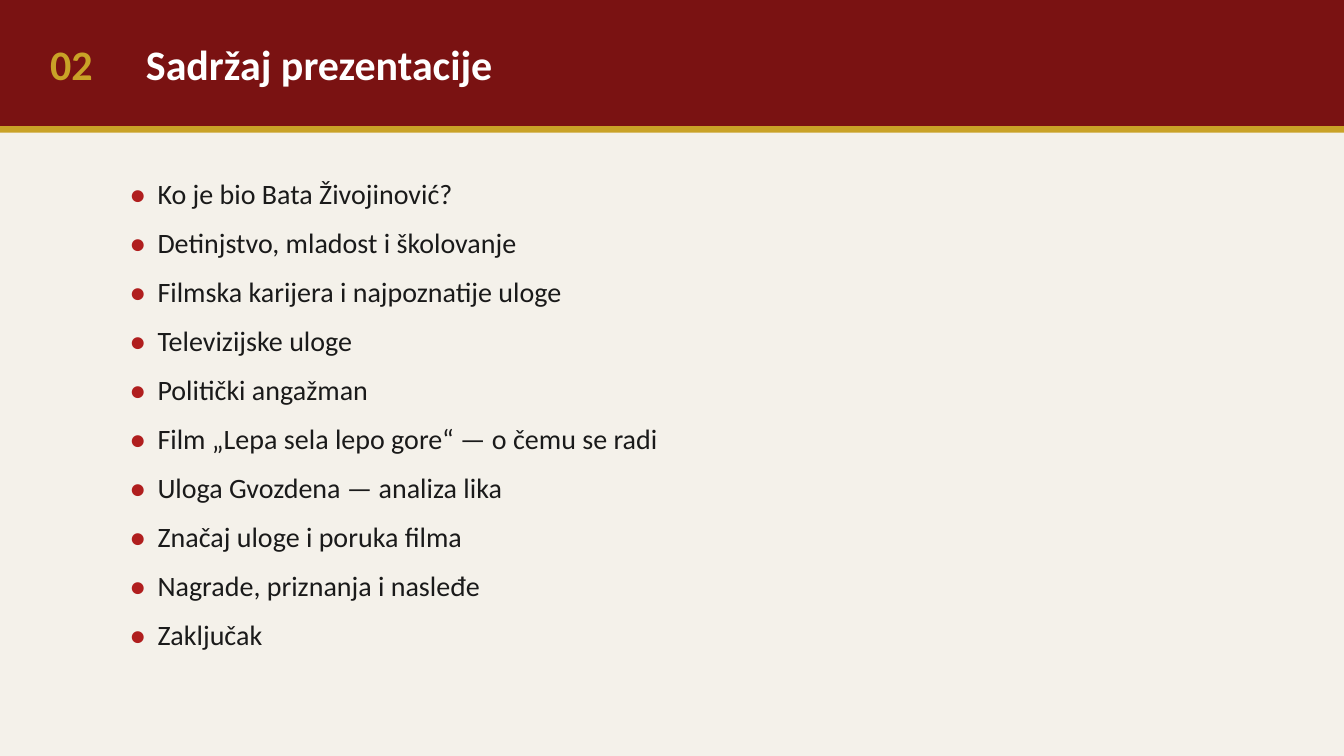
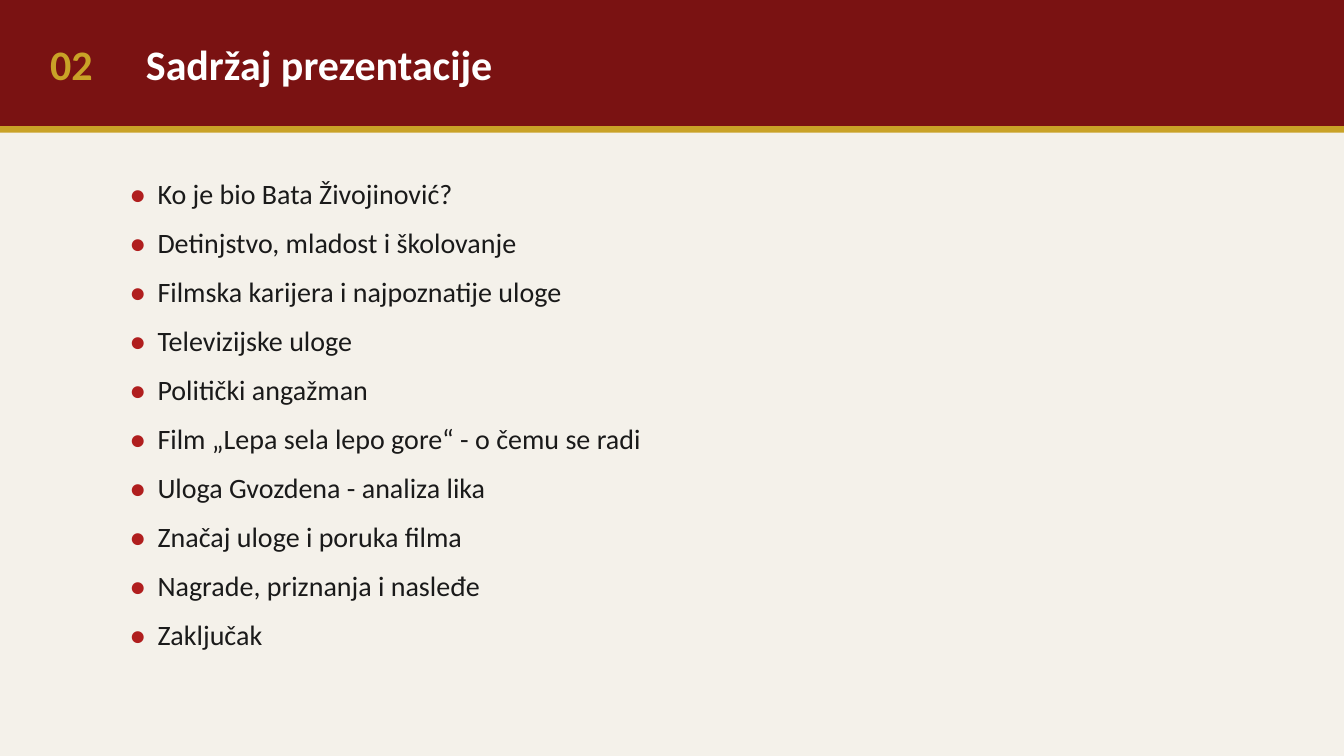
Before and after one commit to voker044/sumski_kutak, a slide deck: slide 2 of Bata_Zivojinovic_prezentacija.pptx. Drawn at 1344x756 pixels with LibreOffice and Linux fonts; fonts in the diff are those of the drawing. Boxes give left, top, right and bottom in pixels: in the first picture for what was removed or moved away, otherwise in the second. Text is boxed around its words. In the diff, an @@ line names an element or a change of style, - is before the commit and + after.

```diff
--- a/Bata_Zivojinovic_prezentacija.pptx
+++ b/Bata_Zivojinovic_prezentacija.pptx
@@ text at (158, 429, 641, 503): text changed @@
-• Film „Lepa sela lepo gore“ — o čemu se radi
-• Uloga Gvozdena — analiza lika
+• Film „Lepa sela lepo gore“ - o čemu se radi
+• Uloga Gvozdena - analiza lika
```
Also in this commit, not shown: 8 other slides changed, 1 other file.
